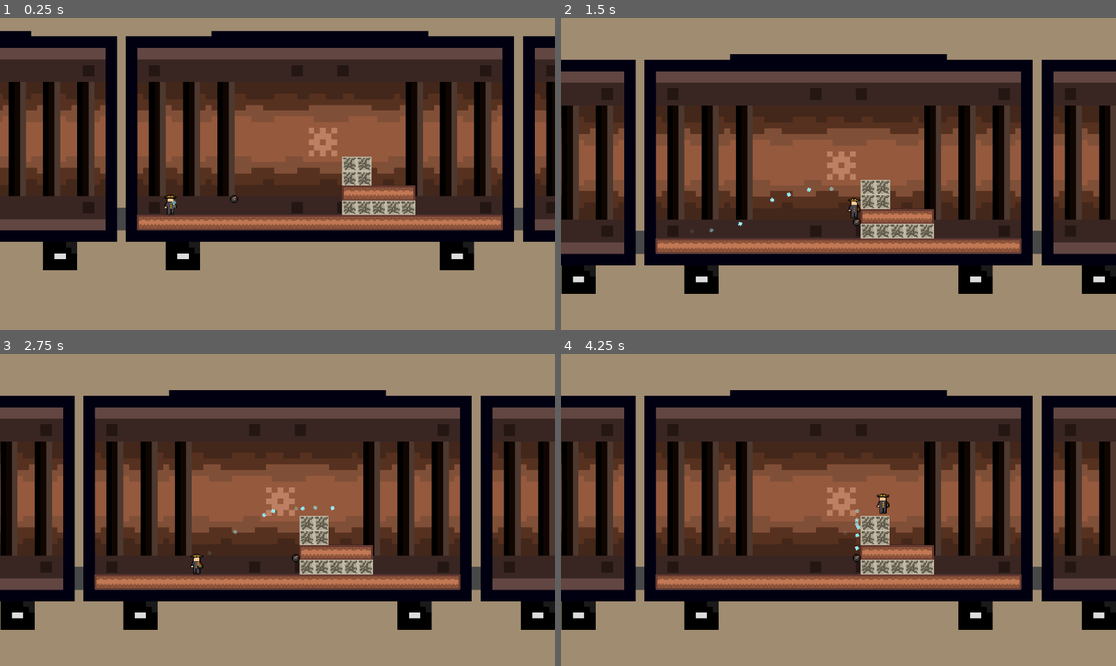
Above: before the commit, frames 1-4 (two rows, left to right).
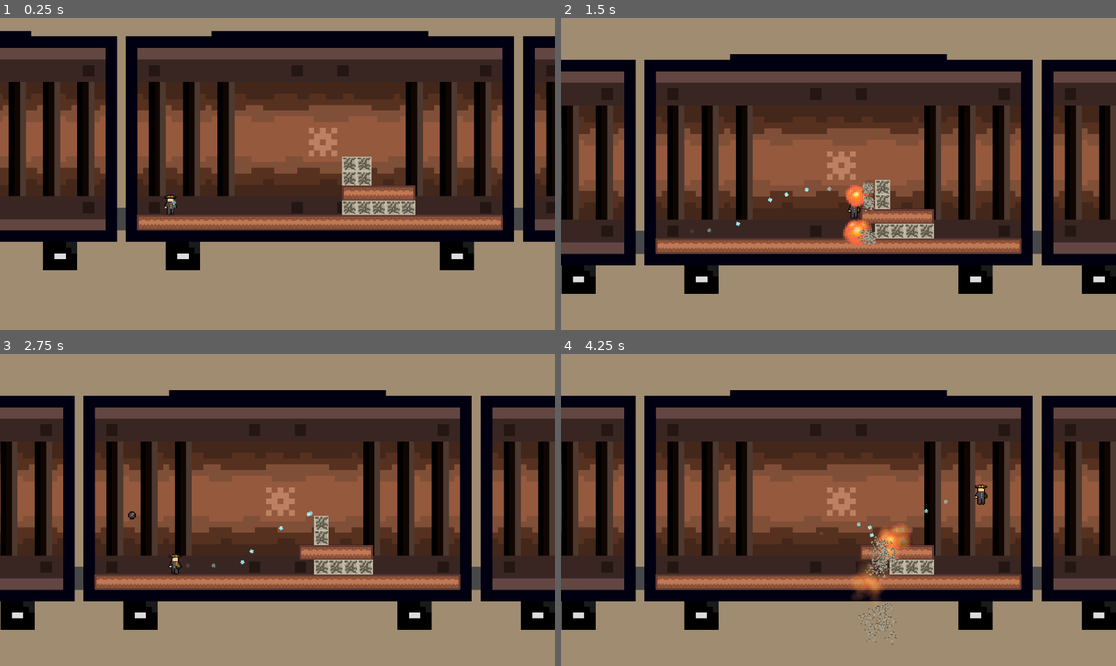
Above: after the commit, the same moments.

Repository: jordanbrotherton/GearDeRail
Game: Godot game, scene res://test.tscn
The game is run twice, just before and just after one commit, with the same random seed, the same clock (stepped at 60 frames per second) and the same inputs.
Inputs:
- Up to frame 1 (0.25 s): no input
- Up to frame 2 (1.5 s): hold Right (ui_right) from 0.53 s (still down); tap X (bomb) at 0.6, 1.35 s; tap Space (jump) at 0.77 s
- Up to frame 3 (2.75 s): tap Space (jump) at 1.52 s; release Right (ui_right) at 2.03 s; hold Left (ui_left) from 2.03 s (still down); tap X (bomb) at 2.1 s
- Up to frame 4 (4.25 s): release Left (ui_left) at 2.78 s; hold Right (ui_right) from 2.78 s (still down); tap X (bomb) at 2.85, 3.6 s; tap Space (jump) at 3.02, 3.77 s

The runs differ from the first frame. In frame 1, less than 0.1% of the frame differs, in the area x 41-43%, y 56-60%; in frame 2, 0.8%; in frame 3, 0.7%; in frame 4, 2.0%, in the area x 52-77%, y 41-94%.

Commit message:
feat: bombs blow things up

Diff:
--- a/entities/bomb/bomb.gd
+++ b/entities/bomb/bomb.gd
@@ -1,11 +1,35 @@
 extends CharacterBody2D
 
+@export var explosion: PackedScene
+@export var rubble: PackedScene
+@export var area: Area2D
+@export var col_shape: CollisionShape2D
 
-const SPEED = 300.0
-const JUMP_VELOCITY = -400.0
+const SPEED = 500.0
 
+var move: float
+
+func set_speed(is_right) -> void:
+	move = SPEED if is_right else -SPEED
 
 func _physics_process(delta: float) -> void:
-	velocity.x = SPEED
+	var col = get_last_slide_collision()
+	if col:
+		var e = explosion.instantiate()
+		e.global_position = global_position
+		get_parent().add_child(e)
+		for t in area.get_overlapping_bodies():
+			if t is TileMapLayer:
+				for cell in t.get_used_cells():
+					var local_position = t.to_global(t.map_to_local(cell))
+					if Geometry2D.is_point_in_circle(local_position,col_shape.global_position,(col_shape.shape.radius * scale.x)):
+						var c = t.get_cell_tile_data(cell)
+						if c.has_custom_data("breakable"):
+							var r = rubble.instantiate()
+							r.global_position = local_position
+							get_parent().add_child(r)
+							t.set_cell(cell, -1)
+		queue_free()
 
+	velocity.x = move
 	move_and_slide()
--- a/entities/bomb/bomb.tscn
+++ b/entities/bomb/bomb.tscn
@@ -2,8 +2,10 @@
 
 [ext_resource type="Texture2D" uid="uid://11w6dlcmnin7" path="res://entities/bomb/bomb/bomb_1.png" id="1_5b527"]
 [ext_resource type="Script" uid="uid://jgtxfkxw36vo" path="res://entities/bomb/bomb.gd" id="1_8lf2k"]
+[ext_resource type="PackedScene" uid="uid://dsx6cd5hh786d" path="res://explosion/explosion.tscn" id="2_8b7hu"]
 [ext_resource type="Texture2D" uid="uid://ctrbwyfg7m5jf" path="res://entities/bomb/bomb/bomb_2.png" id="2_8lf2k"]
 [ext_resource type="Texture2D" uid="uid://ni8tf8bsyyow" path="res://entities/bomb/bomb/bomb_3.png" id="3_8b7hu"]
+[ext_resource type="PackedScene" uid="uid://bbwfo1bnff247" path="res://level/rubble.tscn" id="3_iic5u"]
 [ext_resource type="Texture2D" uid="uid://c3d1jspilwpc" path="res://entities/bomb/bomb/bomb_4.png" id="4_iic5u"]
 
 [sub_resource type="SpriteFrames" id="SpriteFrames_ft1u3"]
@@ -32,9 +34,13 @@
 [sub_resource type="CircleShape2D" id="CircleShape2D_5b527"]
 radius = 14.035668
 
-[node name="Bomb" type="CharacterBody2D" unique_id=1478931881]
+[node name="Bomb" type="CharacterBody2D" unique_id=1478931881 node_paths=PackedStringArray("area", "col_shape")]
 scale = Vector2(2, 2)
 script = ExtResource("1_8lf2k")
+explosion = ExtResource("2_8b7hu")
+rubble = ExtResource("3_iic5u")
+area = NodePath("Area2D")
+col_shape = NodePath("Area2D/CollisionShape2D")
 
 [node name="AnimatedSprite2D" type="AnimatedSprite2D" parent="." unique_id=1455075709]
 sprite_frames = SubResource("SpriteFrames_ft1u3")
--- a/entities/player/player.gd
+++ b/entities/player/player.gd
@@ -10,6 +10,7 @@
 }
 
 @export var player_skin: Node2D
+@export var bomb: PackedScene
 
 @export var SPEED = 400.0
 @export var JUMP_VELOCITY = -400.0
@@ -42,7 +43,13 @@
 			is_jumped = true
 
 	if Input.is_action_just_pressed("bomb"):
-		pass
+		var n = bomb.instantiate()
+		n.set_speed(is_right)
+		n.global_position = global_position
+		if is_right:
+			n.global_position.x += 30
+		else: n.global_position.x -= 30
+		get_parent().add_child(n)
 
 	var was_right = is_right
 	if velocity.x > 0: is_right = true
--- a/entities/player/player.tscn
+++ b/entities/player/player.tscn
@@ -2,6 +2,7 @@
 
 [ext_resource type="Script" uid="uid://cjlgopelrqqif" path="res://entities/player/player.gd" id="1_symyc"]
 [ext_resource type="PackedScene" uid="uid://bshhet1ua54ys" path="res://entities/player/player_skin.tscn" id="2_abrql"]
+[ext_resource type="PackedScene" uid="uid://cjxn4bbkufshn" path="res://entities/bomb/bomb.tscn" id="2_bls4j"]
 [ext_resource type="Texture2D" uid="uid://dqegvc5g8j0f8" path="res://entities/player/sprites/glow.png" id="3_sglur"]
 
 [sub_resource type="RectangleShape2D" id="RectangleShape2D_sfv1e"]
@@ -15,6 +16,7 @@
 scale = Vector2(1.8810681, 1.8810681)
 script = ExtResource("1_symyc")
 player_skin = NodePath("PlayerSkin")
+bomb = ExtResource("2_bls4j")
 
 [node name="CollisionShape2D" type="CollisionShape2D" parent="." unique_id=1042596007]
 shape = SubResource("RectangleShape2D_sfv1e")
--- /dev/null
+++ b/explosion/explosion.gd
@@ -0,0 +1,6 @@
+extends CPUParticles2D
+
+
+# Called when the node enters the scene tree for the first time.
+func _ready() -> void:
+	emitting = true
--- /dev/null
+++ b/explosion/explosion.tscn
@@ -0,0 +1,43 @@
+[gd_scene format=3 uid="uid://dsx6cd5hh786d"]
+
+[ext_resource type="Texture2D" uid="uid://dibiqqgkkwp0i" path="res://explosion/explosion_1.png" id="1_tic5l"]
+[ext_resource type="Texture2D" uid="uid://cc7s6nkho4g7d" path="res://explosion/explosion_2.png" id="2_ran55"]
+[ext_resource type="Texture2D" uid="uid://b5wfu42fbtat3" path="res://explosion/explosion_3.png" id="3_4jg8r"]
+[ext_resource type="Texture2D" uid="uid://dylkfeve7m2pg" path="res://explosion/explosion_4.png" id="4_6c071"]
+[ext_resource type="Script" uid="uid://f6gwgc11h45u" path="res://explosion/explosion.gd" id="5_ran55"]
+
+[sub_resource type="AnimatedTexture" id="AnimatedTexture_d0cwp"]
+frames = 4
+one_shot = true
+speed_scale = 10.0
+frame_0/texture = ExtResource("1_tic5l")
+frame_1/texture = ExtResource("2_ran55")
+frame_1/duration = 1.0
+frame_2/texture = ExtResource("3_4jg8r")
+frame_2/duration = 1.0
+frame_3/texture = ExtResource("4_6c071")
+frame_3/duration = 1.0
+
+[sub_resource type="Gradient" id="Gradient_2utuo"]
+colors = PackedColorArray(1, 1, 1, 1, 1, 1, 1, 0)
+
+[node name="Explosion" type="CPUParticles2D" unique_id=234022064]
+emitting = false
+amount = 20
+texture = SubResource("AnimatedTexture_d0cwp")
+one_shot = true
+explosiveness = 1.0
+emission_shape = 1
+emission_sphere_radius = 2.68
+direction = Vector2(0, 1)
+spread = 180.0
+gravity = Vector2(0, 100)
+initial_velocity_max = 48.23
+angular_velocity_min = -104.1
+angular_velocity_max = 39.04
+scale_amount_min = 3.0
+scale_amount_max = 5.0
+color_ramp = SubResource("Gradient_2utuo")
+anim_speed_min = 1.0
+anim_speed_max = 1.0
+script = ExtResource("5_ran55")
--- /dev/null
+++ b/level/rubble.tscn
@@ -0,0 +1,21 @@
+[gd_scene format=3 uid="uid://bbwfo1bnff247"]
+
+[ext_resource type="Texture2D" uid="uid://bdg5t4jw120ap" path="res://level/tile2break.png" id="1_60vgn"]
+[ext_resource type="Script" uid="uid://f6gwgc11h45u" path="res://explosion/explosion.gd" id="5_gq41n"]
+
+[node name="Rubble" type="CPUParticles2D" unique_id=234022064]
+emitting = false
+amount = 20
+texture = ExtResource("1_60vgn")
+one_shot = true
+explosiveness = 1.0
+emission_shape = 1
+emission_sphere_radius = 2.68
+direction = Vector2(0, 1)
+spread = 180.0
+gravity = Vector2(0, 300)
+initial_velocity_max = 48.23
+angular_velocity_min = -104.1
+angular_velocity_max = 39.04
+scale_amount_max = 3.0
+script = ExtResource("5_gq41n")
--- a/level/tile2.tres
+++ b/level/tile2.tres
@@ -9,4 +9,6 @@
 
 [resource]
 physics_layer_0/collision_layer = 1
+custom_data_layer_0/name = "breakable"
+custom_data_layer_0/type = 1
 sources/0 = SubResource("TileSetAtlasSource_sj4x2")
--- a/test.tscn
+++ b/test.tscn
@@ -5,7 +5,6 @@
 [ext_resource type="Texture2D" uid="uid://cd3wulhqurbec" path="res://level/bg.png" id="1_ppyta"]
 [ext_resource type="Script" uid="uid://bwggbcs6sdhn3" path="res://entities/player/camera.gd" id="2_8uh7m"]
 [ext_resource type="TileSet" uid="uid://campbvkxqwrfm" path="res://level/tile2.tres" id="3_ykrsh"]
-[ext_resource type="PackedScene" uid="uid://cjxn4bbkufshn" path="res://entities/bomb/bomb.tscn" id="6_g14j6"]
 
 [node name="Node2D" type="Node2D" unique_id=1954199207]
 
@@ -46,6 +45,3 @@
 [node name="Player" parent="." unique_id=328416733 instance=ExtResource("1_37kl0")]
 position = Vector2(-12, -57.000004)
 scale = Vector2(1.9099334, 1.3317704)
-
-[node name="Bomb" parent="." unique_id=1478931881 instance=ExtResource("6_g14j6")]
-position = Vector2(45, -64)
Not shown, added: explosion/explosion.gd.uid
Not shown, added: explosion/explosion_1.png.import
Not shown, added: explosion/explosion_2.png.import
Not shown, added: explosion/explosion_3.png.import
Not shown, added: explosion/explosion_4.png.import
Binary file added: level/tile2break.png
Not shown, added: level/tile2break.png.import
